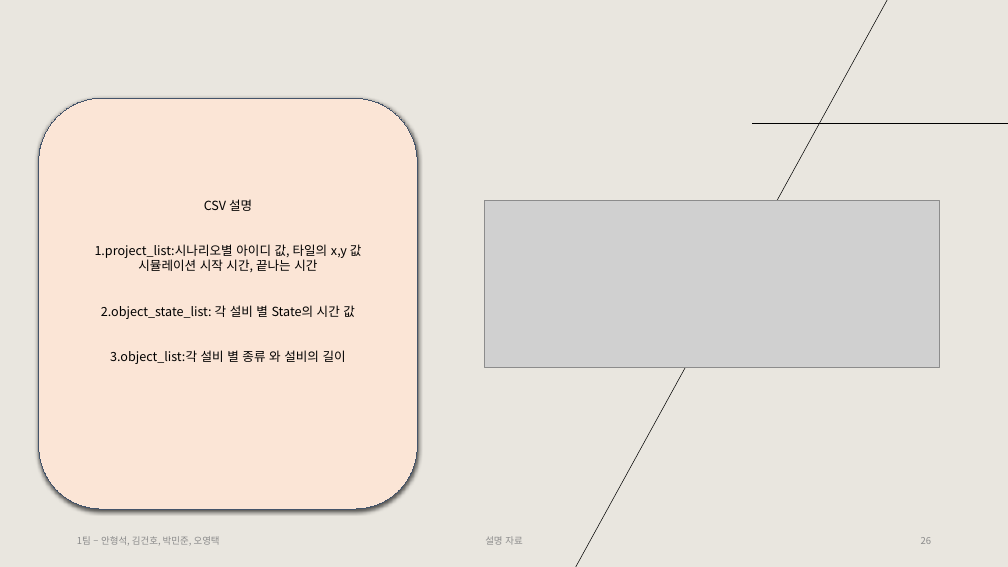
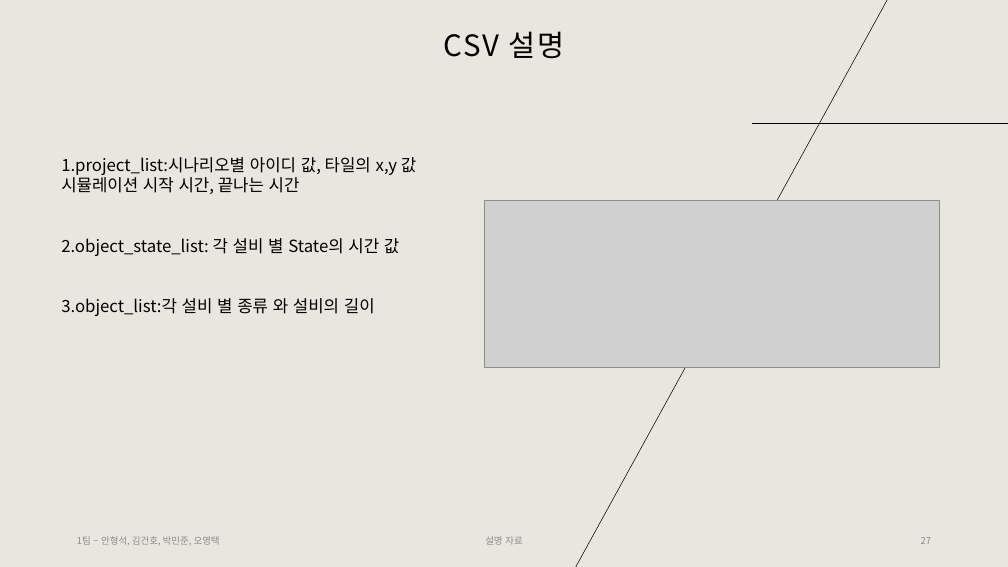
Before and after one commit to Tentailsahri/DT_FINAL_Project, a slide deck: slide 27 of 문서/시나리오에 따른 공정 시뮬레이션 발표 - 김건호.pptx (slide 26 before the commit). Drawn at 1008x567 pixels with LibreOffice and Linux fonts; fonts in the diff are those of the drawing; grey boxes stand for pictures. Boxes give left, top, right and bottom in pixels: in the first picture for what was removed or moved away, otherwise in the second. Text is boxed around its words. In the diff, an @@ line names an element or a change of style, - is before the commit and + after.

```diff
--- a/문서/시나리오에 따른 공정 시뮬레이션 발표 - 김건호.pptx
+++ b/문서/시나리오에 따른 공정 시뮬레이션 발표 - 김건호.pptx
@@ text added at (x1=444, y1=31, x2=565, y2=59), 28 pt, text #000000 @@
+CSV 설명
@@ text "1.project_list:시나리오별 아이디 값, 타일의 x,y ..." moved from (x1=39, y1=98, x2=417, y2=510) to (x1=61, y1=157, x2=416, y2=316) @@
@@ text "1.project_list:시나리오별 아이디 값, 타일의 x,y ..." at (x1=61, y1=157, x2=416, y2=316): size 12 to 16 pt; alignment centre to left; vertical alignment middle to top; fill #FBE5D6 to none; outline #44546A 0.75 pt to none; shadow off @@
@@ text at (x1=204, y1=199, x2=252, y2=211): paragraph removed @@
-CSV 설명
@@ page number at (x1=921, y1=537, x2=931, y2=544): text changed @@
-26
+27
```
Also in this commit, not shown: 10 other slides changed, 1 slide added.
